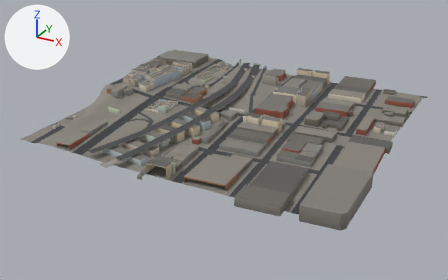
The glTF model public/tiles/sf/t0_9.glb: old version first, new version second.
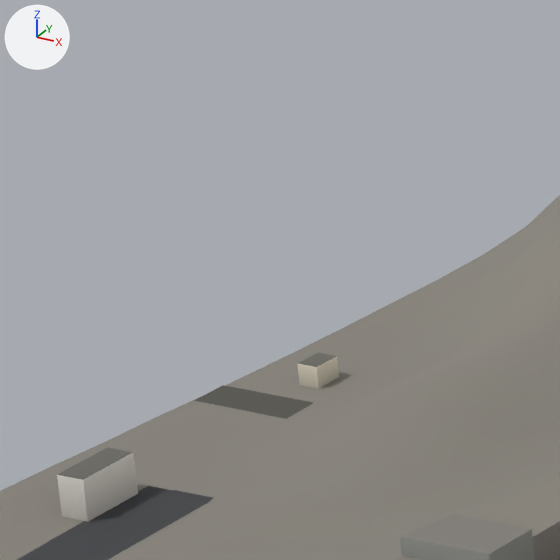
The first picture shows the older version from a 50 mm camera at (696.0, -5617.0, 390.0) aimed at (236.0, -4780.0, -29.0). The close-ups show the older and then the newer version on the part from 11% to 21% of the width and 30% to 47% of the height of that picture. Only the edits that show in the close-ups are written down. The lights are fixed; the arrows at upper left show +X, +Y and +Z. Where no turn or scale is listed for an object, it has been applied to the vertices.

The first close-up shows 'buildings', 'ground', 'roads'.
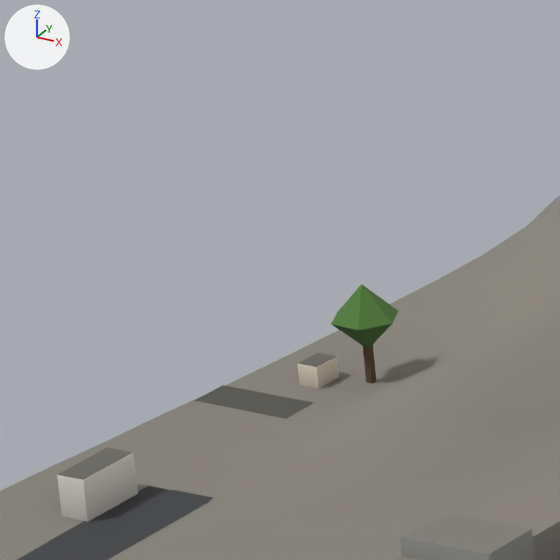
Pixel boxes (x1, y1, x2, y2) of what changed, in the close-ups (560 x 560 px):
'foliage-broadleaf.028', added (green)
    after: (331, 284, 399, 384)

Edits to the bpy script that builds the scene:
```text
Add mat_foliage:
    mat_foliage = bpy.data.materials.new('foliage')
    mat_foliage.use_nodes = True; mat_foliage.node_tree.nodes.clear()
    _N = mat_foliage.node_tree.nodes; _L = mat_foliage.node_tree.links
    n0 = _N.new('ShaderNodeBsdfPrincipled'); n0.name = 'Principled BSDF'
    n0.inputs[2].default_value = 0.95  # 'Roughness'
    n1 = _N.new('ShaderNodeOutputMaterial'); n1.name = 'Material Output'
    n2 = _N.new('ShaderNodeVertexColor'); n2.name = 'Color Attribute'
    _L.new(n0.outputs[0], n1.inputs[0])  # 'BSDF' to 'Surface'
    _L.new(n2.outputs[0], n0.inputs[0])  # 'Color' to 'Base Color'
Add me_foliage_broadleaf:
    me_foliage_broadleaf.from_pydata(...)  # 16 vertices, 20 faces; spans x -0.5..0.5, y -0.43..0.43, z -0.02..1.0
    me_foliage_broadleaf.materials.append(mat_foliage)
Add ob_foliage_broadleaf_028:
    ob_foliage_broadleaf_028 = bpy.data.objects.new('foliage-broadleaf.028', me_foliage_broadleaf)
    ob_foliage_broadleaf_028.parent = ob_foliage_broadleaf
    ob_foliage_broadleaf_028.location = (-232.5, -135.0, 7.422)
    ob_foliage_broadleaf_028.scale = (10.0, 10.0, 15.0)
Add ob_foliage_broadleaf:
    ob_foliage_broadleaf = bpy.data.objects.new('foliage-broadleaf', None)
    ob_foliage_broadleaf.location = (250.0, -4750.0, 0.0)
```
